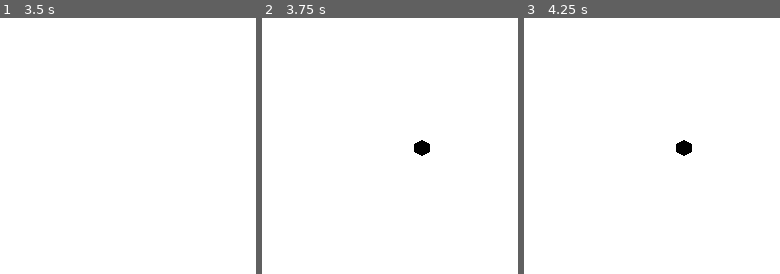
Above: before the commit, frames 1-3 (left to right).
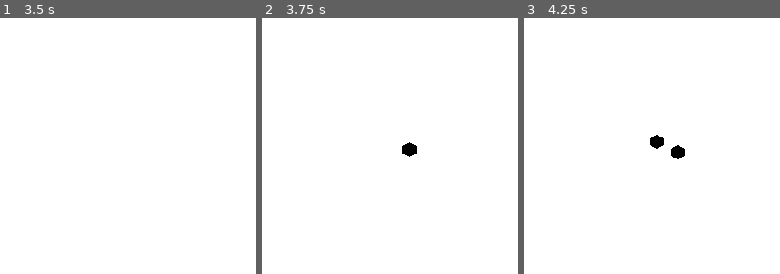
Above: after the commit, the same moments.

Repository: Alexander-Jordan/conways-game-of-life-godot
Game: Godot game, scene res://stages/main/main.tscn
Two runs of this game, one before a commit and one after it. Both use one fixed random seed, a clock stepped at 60 frames per second and the inputs below.
Inputs (mouse positions are % of the whole screen's width and height, from its top left):
- Up to frame 1 (3.5 s): tap Enter at 0.5 s; move the mouse to (72, 45) at 0.52 s; hold Right (step_forward) 0.53-1.28 s; hold Z (camera_zoom_in, bound only after the commit) 0.53-1.28 s; click (72, 45) at 0.67 s; tap Mouse wheel down (camera_zoom_out, bound only after the com… at 0.8, 1.35, 2.3 s; tap R (reset) at 1.25, 2, 2.75 s; move the mouse to (30, 55) at 1.27 s; hold Left (step_backward) 1.28-2.03 s; click (30, 55) at 1.42 s; tap Z (camera_zoom_in, bound only after the commit) at 1.55, 3.05 s; move the mouse to (60, 28) at 2.02 s; hold Delete (clear_step) 2.03-2.78 s; hold Right (step_forward) from 2.03 s (still down); click (60, 28) at 2.17 s; move the mouse to (45, 70) at 2.77 s; tap H (hexagon) at 2.85 s; click (45, 70) at 2.92 s
- Up to frame 2 (3.75 s): tap R (reset) at 3.5 s; move the mouse to (80, 65) at 3.52 s; release Right (step_forward) at 3.53 s; hold Left (step_backward) from 3.53 s (still down); hold D (mode_draw) from 3.53 s (still down); click (80, 65) at 3.67 s
- Up to frame 3 (4.25 s): keep holding Left (step_backward); keep holding D (mode_draw); tap Mouse wheel down (camera_zoom_out, bound only after the com… at 3.8 s
The pictures show only the part of the screen within x 50-100%, y 39-89%; the shares and areas given below are measured in that part.

Frame 1 is identical in both runs. In frame 2, 0.5% of the frame differs, in the area x 54-66%, y 47-55%; in frame 3, 0.5%, in the area x 49-66%, y 45-56%.

Commit message:
Add camera zoom

Diff:
--- a/project.godot
+++ b/project.godot
@@ -42,6 +42,20 @@
 
 [input]
 
+camera_zoom_in={
+"deadzone": 0.2,
+"events": [Object(InputEventKey,"resource_local_to_scene":false,"resource_name":"","device":-1,"window_id":0,"alt_pressed":false,"shift_pressed":false,"ctrl_pressed":false,"meta_pressed":false,"pressed":false,"keycode":0,"physical_keycode":90,"key_label":0,"unicode":122,"location":0,"echo":false,"script":null)
+, Object(InputEventKey,"resource_local_to_scene":false,"resource_name":"","device":-1,"window_id":0,"alt_pressed":false,"shift_pressed":false,"ctrl_pressed":false,"meta_pressed":false,"pressed":false,"keycode":0,"physical_keycode":4194437,"key_label":0,"unicode":43,"location":0,"echo":false,"script":null)
+, Object(InputEventMouseButton,"resource_local_to_scene":false,"resource_name":"","device":-1,"window_id":0,"alt_pressed":false,"shift_pressed":false,"ctrl_pressed":false,"meta_pressed":false,"button_mask":8,"position":Vector2(428, 9),"global_position":Vector2(437, 57),"factor":1.0,"button_index":4,"canceled":false,"pressed":true,"double_click":false,"script":null)
+]
+}
+camera_zoom_out={
+"deadzone": 0.2,
+"events": [Object(InputEventKey,"resource_local_to_scene":false,"resource_name":"","device":-1,"window_id":0,"alt_pressed":false,"shift_pressed":true,"ctrl_pressed":false,"meta_pressed":false,"pressed":false,"keycode":0,"physical_keycode":90,"key_label":0,"unicode":90,"location":0,"echo":false,"script":null)
+, Object(InputEventKey,"resource_local_to_scene":false,"resource_name":"","device":-1,"window_id":0,"alt_pressed":false,"shift_pressed":false,"ctrl_pressed":false,"meta_pressed":false,"pressed":false,"keycode":0,"physical_keycode":4194435,"key_label":0,"unicode":45,"location":0,"echo":false,"script":null)
+, Object(InputEventMouseButton,"resource_local_to_scene":false,"resource_name":"","device":-1,"window_id":0,"alt_pressed":false,"shift_pressed":false,"ctrl_pressed":false,"meta_pressed":false,"button_mask":16,"position":Vector2(252, 12),"global_position":Vector2(261, 60),"factor":1.0,"button_index":5,"canceled":false,"pressed":true,"double_click":false,"script":null)
+]
+}
 clear={
 "deadzone": 0.2,
 "events": [Object(InputEventKey,"resource_local_to_scene":false,"resource_name":"","device":-1,"window_id":0,"alt_press …(194 unchanged characters)…
--- a/stages/main/main.tscn
+++ b/stages/main/main.tscn
@@ -1,3 +1,9 @@
-[gd_scene format=3 uid="uid://b3521ktevotqg"]
+[gd_scene load_steps=2 format=3 uid="uid://b3521ktevotqg"]
+
+[ext_resource type="Script" uid="uid://dr35f8l6ipjja" path="res://utilities/simulation_camera/simulation_camera.gd" id="1_6almw"]
 
 [node name="Main" type="Node2D"]
+
+[node name="SimulationCamera" type="Camera2D" parent="."]
+script = ExtResource("1_6almw")
+metadata/_custom_type_script = "uid://dr35f8l6ipjja"
--- /dev/null
+++ b/utilities/simulation_camera/simulation_camera.gd
@@ -0,0 +1,17 @@
+class_name SimulationCamera extends Camera2D
+
+const tile_outline_color = Color(0, 1, 0, 0.4)
+const tile_outline_width = 1.5
+const ZOOM_STEP: float = 0.05
+
+func _unhandled_input(event: InputEvent) -> void:
+	if event.is_action_pressed('camera_zoom_out'):
+		zoom_out()
+	if event.is_action_pressed('camera_zoom_in'):
+		zoom_in()
+
+func zoom_in() -> void:
+	zoom += zoom * 0.1
+
+func zoom_out() -> void:
+	zoom -= zoom * 0.1
Not shown, added: utilities/simulation_camera/simulation_camera.gd.uid
